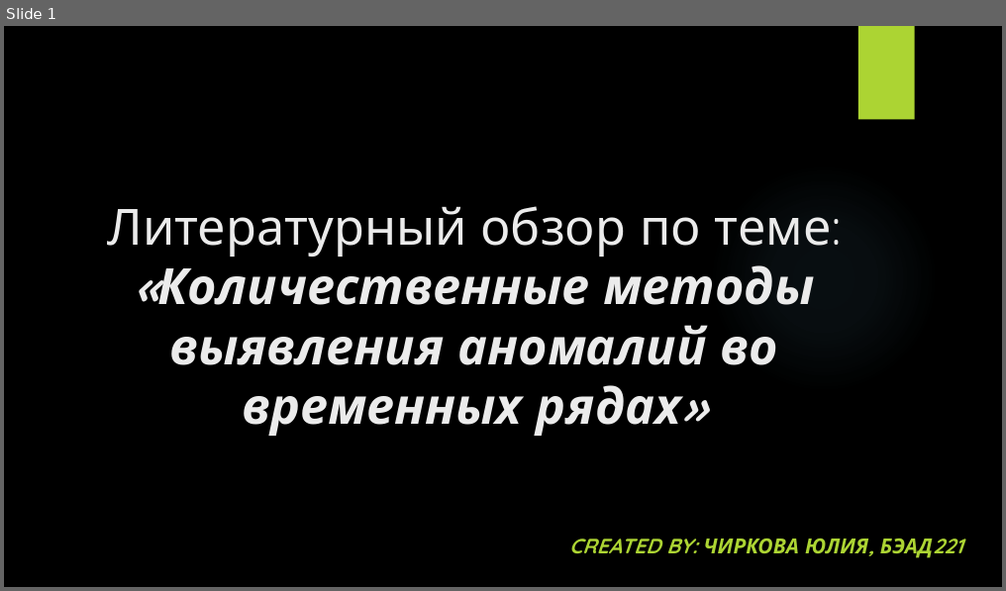
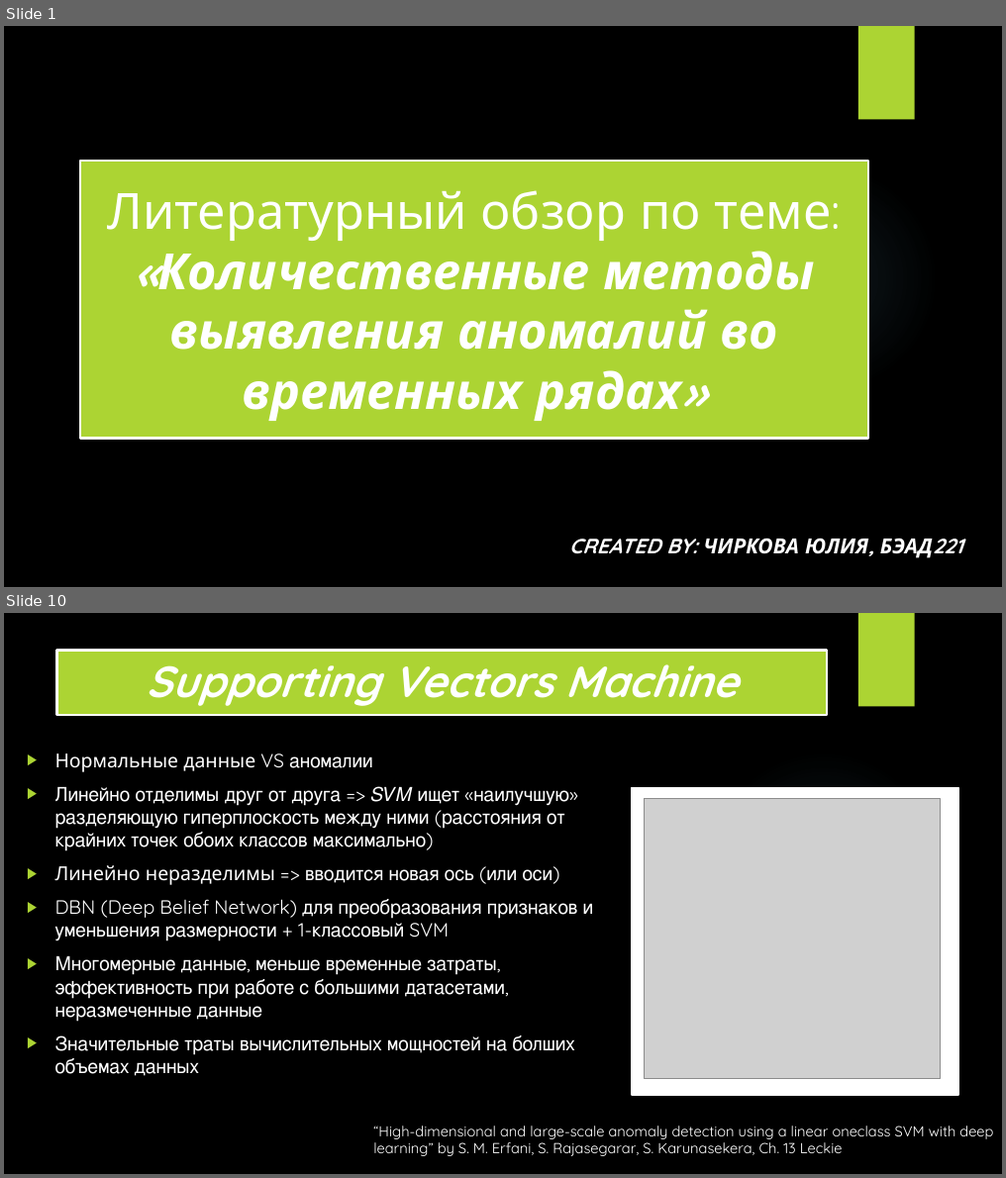
Before and after one commit to romashkova-nina/NIS_Literature_Review, a slide deck: Literature_Review_Presentation.pptx. Shown one above the other, each under a label of ours: slide 1 before the commit, slides 1 and 10 after it; the slides between them are not shown. The pictures are 1006x591 and 1006x1178 pixels, drawn with LibreOffice and Linux fonts; fonts in the diff are those of the drawing; grey boxes stand for pictures; background and template pictures are left out. Boxes give left, top, right and bottom in pixels: in the first picture for what was removed or moved away, otherwise in the second. Text is boxed around its words. In the diff, an @@ line names an element or a change of style, - is before the commit and + after.

```diff
--- a/Literature_Review_Presentation.pptx
+++ b/Literature_Review_Presentation.pptx
@@ slide 10 added at [4, 613, 1002, 1174], background picture (left out); not listed: 2 template elements that a slide beside it also shows @@
@@ title added at [57, 651, 828, 715], fill #ACD433, outline #FFFFFF 2.25 pt, 42 pt, text #FFFFFF, bold, italic @@
+Supporting Vectors Machine
@@ text added at [55, 754, 594, 1076], 18.5 pt, text #FFFFFF @@
+▶ Нормальные данные VS аномалии
+▶ Линейно отделимы друг от друга => 𝑆𝑉𝑀 ищет «наилучшую» разделяющую гиперплоскость между ними (расстояния от крайних точек обоих классов максимально)
+▶ Линейно неразделимы => вводится новая ось (или оси)
+▶ DBN (Deep Belief Network) для преобразования признаков и уменьшения размерности + 1-классовый SVM
+▶ Многомерные данные, меньше временные затраты, эффективность при работе с большими датасетами, неразмеченные данные
+▶ Значительные траты вычислительных мощностей на болших объемах данных
@@ rectangle added at [632, 788, 959, 1096], fill #FFFFFF, outline #FFFFFF 1.5 pt @@
@@ picture added at [645, 798, 941, 1078] @@
@@ text added at [373, 1126, 993, 1157], 14 pt, text #FFFFFF @@
+“High-dimensional and large-scale anomaly detection using a linear oneclass SVM with deep learning” by S. M. Erfani, S. Rajasegarar, S. Karunasekera, Ch. 13 Leckie
@@ slide 1 changed as well @@
@@ title "Литературный обзор по теме: «Количественные ...": place and size @@
-title "Литературный обзор по теме: «Количественные ..." at [107, 206, 832, 436]
+title "Литературный обзор по теме: «Количественные ..." at [80, 161, 868, 439]
@@ title "Литературный обзор по теме: «Количественные ..." at [80, 161, 868, 439]: text colour #EBEBEB to #FFFFFF; vertical alignment bottom to middle; fill none to #ACD433; outline none to #FFFFFF 2.25 pt @@
@@ subtitle "CREATED BY: ЧИРКОВА ЮЛИЯ, БЭАД221" at [569, 538, 868, 555]: text colour #ACD433 to #FFFFFF @@
```
Also in this commit, not shown: 14 other slides added.
